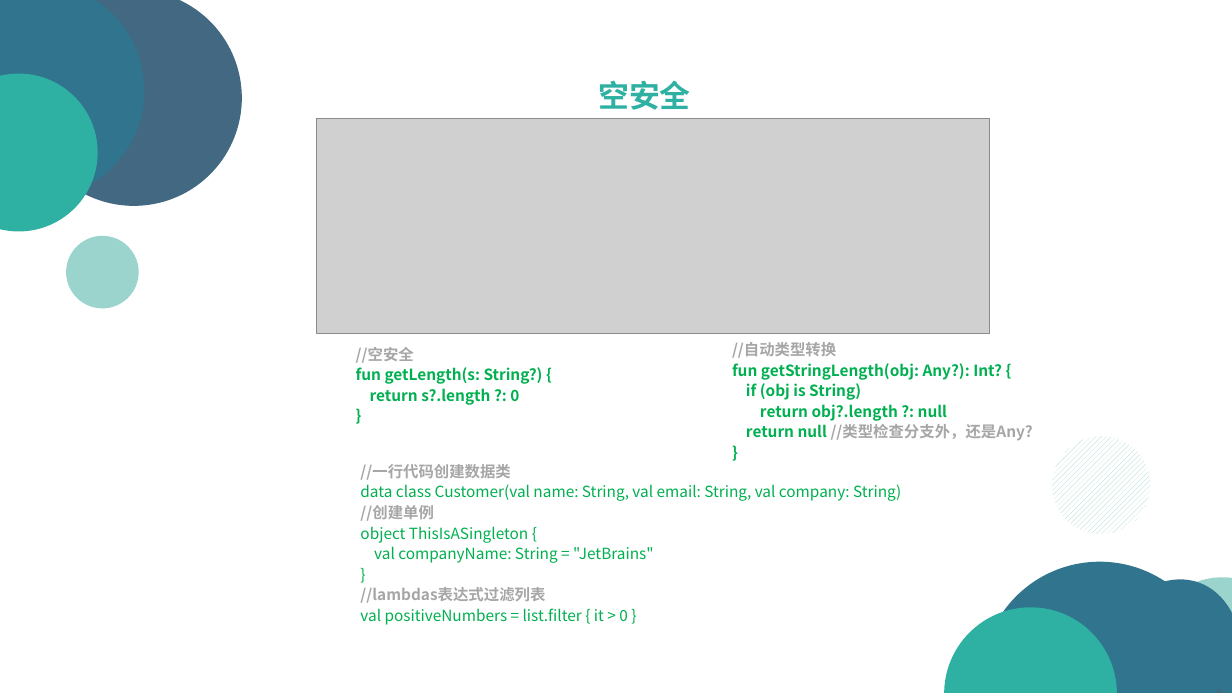
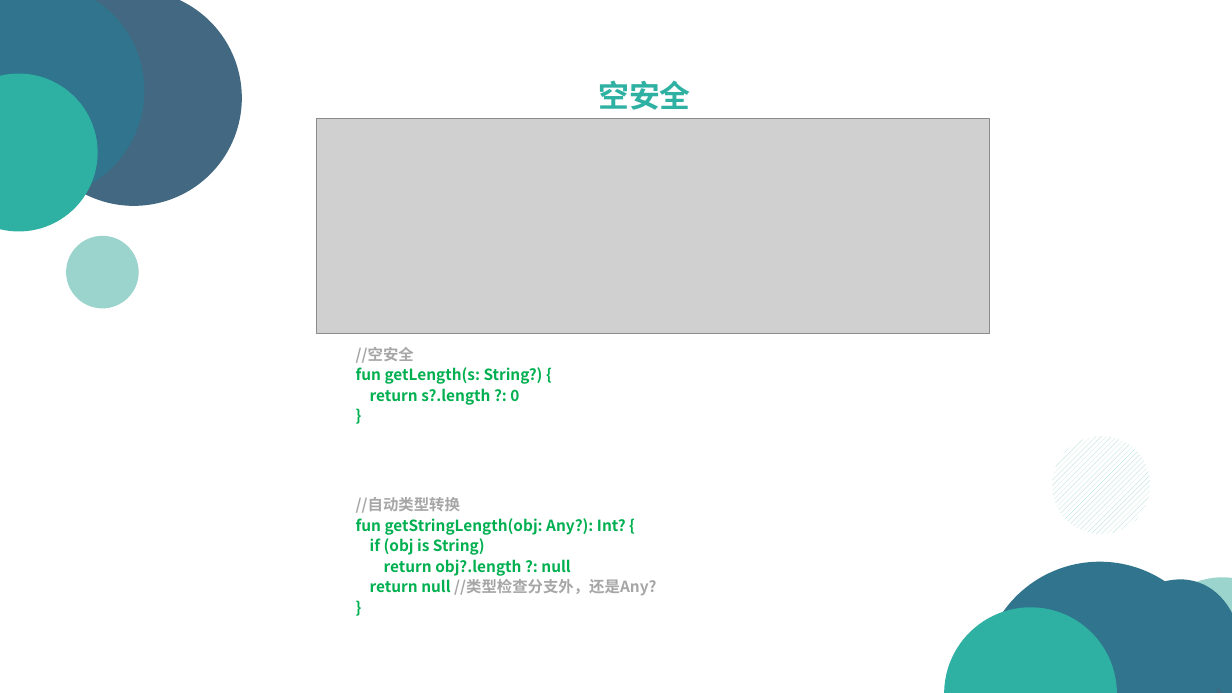
Before and after one commit to sk569437/KotlinExample, a slide deck: slide 7 of Kotlin-doc.pptx. Drawn at 1232x693 pixels with LibreOffice and Linux fonts; fonts in the diff are those of the drawing; grey boxes stand for pictures. Boxes give left, top, right and bottom in pixels: in the first picture for what was removed or moved away, otherwise in the second. Text is boxed around its words. In the diff, an @@ line names an element or a change of style, - is before the commit and + after.

```diff
--- a/Kotlin-doc.pptx
+++ b/Kotlin-doc.pptx
@@ text removed at bbox=[360, 464, 901, 625] @@
-//一行代码创建数据类
-data class Customer(val name: String, val email: String, val company: String)
-//创建单例
-object ThisIsASingleton {
-val companyName: String = "JetBrains"
-}
-//lambdas表达式过滤列表
-val positiveNumbers = list.filter { it > 0 }
@@ text "//自动类型转换": place and size @@
-text "//自动类型转换" at bbox=[732, 342, 1033, 440]
+text "//自动类型转换" at bbox=[356, 497, 656, 595]
```
Also in this commit, not shown: 16 other slides changed, 3 slides added, 2 other files.
